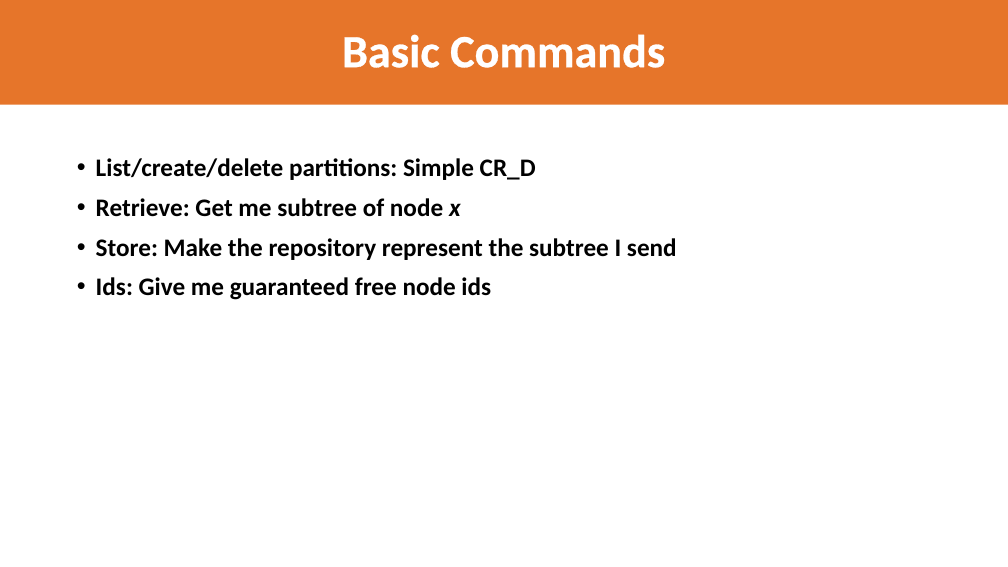
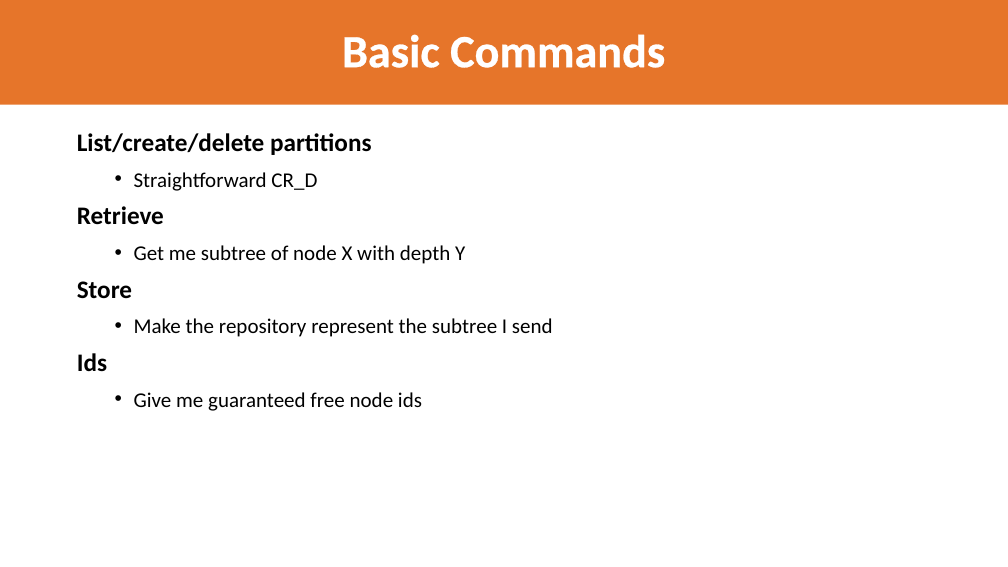
Before and after one commit to LionWeb-io/specification, a slide deck: slide 26 of resources/LangDev 2024 Talk-jos.pptx (slide 28 before the commit). Drawn at 1008x567 pixels with LibreOffice and Linux fonts; fonts in the diff are those of the drawing; background and template pictures are left out. Boxes give left, top, right and bottom in pixels: in the first picture for what was removed or moved away, otherwise in the second. Text is boxed around its words. In the diff, an @@ line names an element or a change of style, - is before the commit and + after.

Commit message:
Layout improved, more text

```diff
--- a/resources/LangDev 2024 Talk-jos.pptx
+++ b/resources/LangDev 2024 Talk-jos.pptx
@@ text at [77, 133, 553, 411]: text changed; size 24 to 20 pt; bold off @@
-List/create/delete partitions: Simple CR_D
-Retrieve: Get me subtree of node x
-Store: Make the repository represent the subtree I send
-Ids: Give me guaranteed free node ids
+List/create/delete partitions
+  • Straightforward CR_D
+Retrieve
+  • Get me subtree of node X with depth Y
+Store
+  • Make the repository represent the subtree I send
+Ids
+  • Give me guaranteed free node ids
```
Also in this commit, not shown: 14 other slides changed, 7 slides added, 8 slides removed.
